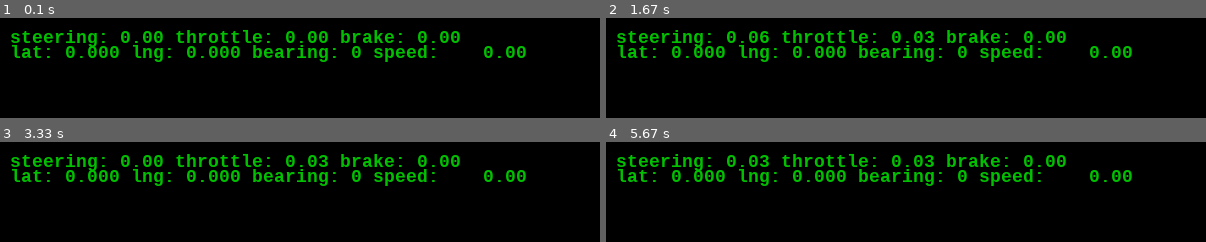
Above: before the commit, frames 1-4 (two rows, left to right).
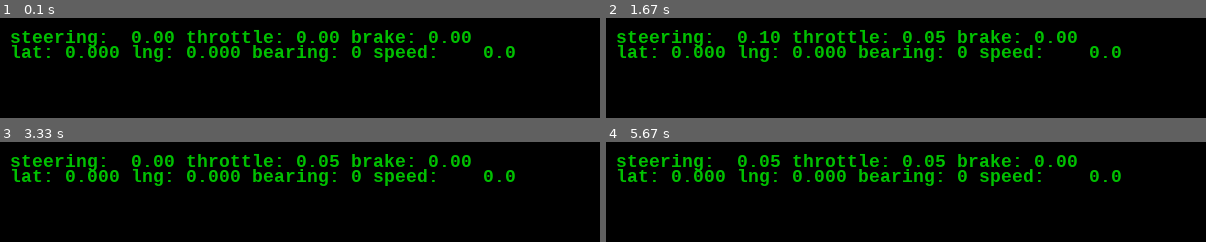
Above: after the commit, the same moments.

Repository: qvasic/repo1
Game: pygame game, started from ccp_srv/driver.py
The game is run twice, just before and just after one commit, with the same random seed, the same clock (stepped at 60 frames per second) and the same inputs.
Inputs:
- Up to frame 1 (0.1 s): no input
- Up to frame 2 (1.67 s): hold Right 0.33-0.8 s; hold Up 0.83-1.13 s; hold Right 1.17-1.63 s
- Up to frame 3 (3.33 s): hold Left 1.67-2.2 s; hold Down 2.23-2.53 s; hold Left 2.57-2.97 s; hold Up from 3 s (still down)
- Up to frame 4 (5.67 s): release Up at 3.37 s; hold Right 3.4-4.03 s; hold Down 4.07-4.43 s; hold Left 4.47-4.93 s; hold Right 4.97-5.43 s; hold Up from 5.47 s (still down)

The runs differ from the first frame. In frame 1, 3.4% of the frame differs, in the area x 20-88%, y 12-40%; in frame 2, 3.6%; in frame 3, 3.5%; in frame 4, 3.6%.

Commit message:
driver and vehicle_phys modules improved and almost finished

Diff:
--- a/ccp_srv/driver.py
+++ b/ccp_srv/driver.py
@@ -32,7 +32,8 @@
     import pygame, time, vehicle_phys
 
     refresh_rate = 10
-    ctrl_step = 0.03
+    ctrl_step_big = 0.05
+    ctrl_step_sml = 0.01
 
     pygame.init()
 
@@ -51,20 +52,24 @@
             if event.type == pygame.QUIT:
                 return
             if event.type == pygame.KEYDOWN:
-                if event.key == pygame.K_LEFT:
-                    steering = change_value( steering, -ctrl_step, -1, 1 )
-                elif event.key == pygame.K_RIGHT:
-                    steering = change_value( steering, ctrl_step, -1, 1 )
-                elif event.key == pygame.K_DOWN:
-                    if throttle > 0:
+                ctrl_step = ctrl_step_sml if event.mod & pygame.KMOD_CTRL else ctrl_step_big
+
+                if event.mod & pygame.KMOD_SHIFT:
+                    if event.key == pygame.K_DOWN:
+                        brake = change_value( brake, -ctrl_step, 0, 1 )
+                    elif event.key == pygame.K_UP:
+                        brake = change_value( brake, ctrl_step, 0, 1 )
+
+                elif event.mod == pygame.KMOD_NONE or event.mod & pygame.KMOD_CTRL:
+                    if event.key == pygame.K_LEFT:
+                        steering = change_value( steering, -ctrl_step, -1, 1 )
+                    elif event.key == pygame.K_RIGHT:
+                        steering = change_value( steering, ctrl_step, -1, 1 )
+                    elif event.key == pygame.K_DOWN:
                         throttle = change_value( throttle, -ctrl_step, 0, 1 )
-                    else:
-                        brake = change_value( brake, ctrl_step, 0, 1 )
-                elif event.key == pygame.K_UP:
-                    if brake > 0:
-                        brake = change_value( brake, -ctrl_step, 0, 1 )
-                    else:
+                    elif event.key == pygame.K_UP:
                         throttle = change_value( throttle, ctrl_step, 0, 1 )
+
 
         now = time.time( )
         vehicle.move( now-last_move_time, steering, throttle, brake )
@@ -72,9 +77,9 @@
 
         surface.fill( (0, 0, 0) )
         printer.reset( )
-        printer.print_line( "steering: {:.2f} throttle: {:.2f} brake: {:.2f}".format(
+        printer.print_line( "steering: {:5.2f} throttle: {:.2f} brake: {:.2f}".format(
             steering, throttle, brake ) )
-        printer.print_line( "lat: {:.3f} lng: {:.3f} bearing: {:.0f} speed: {:7.2f}".format(
+        printer.print_line( "lat: {:.3f} lng: {:.3f} bearing: {:.0f} speed: {:6.1f}".format(
             vehicle.lat, vehicle.lng, vehicle.bearing_deg, speed_ms_to_kmh( vehicle.speed_m_s ) ) )
 
         pygame.display.flip( )
--- a/ccp_srv/vehicle_phys.py
+++ b/ccp_srv/vehicle_phys.py
@@ -15,10 +15,10 @@
         self.mass_kg = 2000
         self.speed_m_s = 0
 
-        self.max_thrust_n = 3000
-        self.internal_friction_n = 100
-        self.drag_compontents = 0.1
-        self.max_braking_n = 2000
+        self.max_thrust_n = 10000
+        self.internal_friction_n = 700
+        self.drag_compontents = 3
+        self.max_braking_n = 12000
 
     def recalc_speed( self, time_s, throttle_ctrl, brake_ctrl ):
         """Recalculate speed change over time.
@@ -64,6 +64,8 @@
         turn_radius_m = math.sqrt( ( back_wheel_to_turn_center_m )**2
                                    + (self.wheelbase_m/2)**2 )
         angle_turned_rad = dist_m / turn_radius_m
+        if angle_turned_rad > math.pi/2:
+            raise ValueError( "Speed is too fast for this turn radius." )
 
         direct_dist_to_end_of_travel_m = 2 * turn_radius_m * math.sin( angle_turned_rad/2 )
         direct_bearing_to_end_of_travel_deg = 90 - angle_turned_rad/2
@@ -73,9 +75,11 @@
         new_lat, new_lng = earth_walk.step( self.lat, self.lng,
                             self.bearing_deg + steer_dir * direct_bearing_to_end_of_travel_deg,
                             earth_walk.Earth_dist_to_deg( direct_dist_to_end_of_travel_m ) )
-        new_bearing_deg = ( earth_walk.dist_and_brng( new_lat, new_lng, self.lat, self.lng )[1]+180 ) % 360
-        new_bearing_deg -= steer_dir * direct_bearing_to_end_of_travel_deg
-        new_bearing_deg += steer_dir * earth_walk.rad_to_deg( angle_turned_rad )
+
+        new_bearing_deg = ( earth_walk.dist_and_brng( new_lat, new_lng, self.lat, self.lng )[1]+180
+                            - steer_dir * direct_bearing_to_end_of_travel_deg
+                            + steer_dir * earth_walk.rad_to_deg( angle_turned_rad )
+                          ) % 360
 
         self.lat, self.lng, self.bearing_deg = new_lat, new_lng, new_bearing_deg
 
@@ -106,7 +110,7 @@
     assert v.lat == 0 and v.lng == 0 and v.speed_m_s == 0
 
     v.move( 1, 0, 1, 0 )
-    assert v.lat > 0 and round( v.lng, 20 ) == 0 and v.speed_m_s > 0
+    assert v.lat > 0 and round( v.lng, 19 ) == 0 and v.speed_m_s > 0
 
     v.move( 1, 0.3, 1, 0 )
     assert v.lat > 0 and v.lng > 0 and v.speed_m_s > 0
